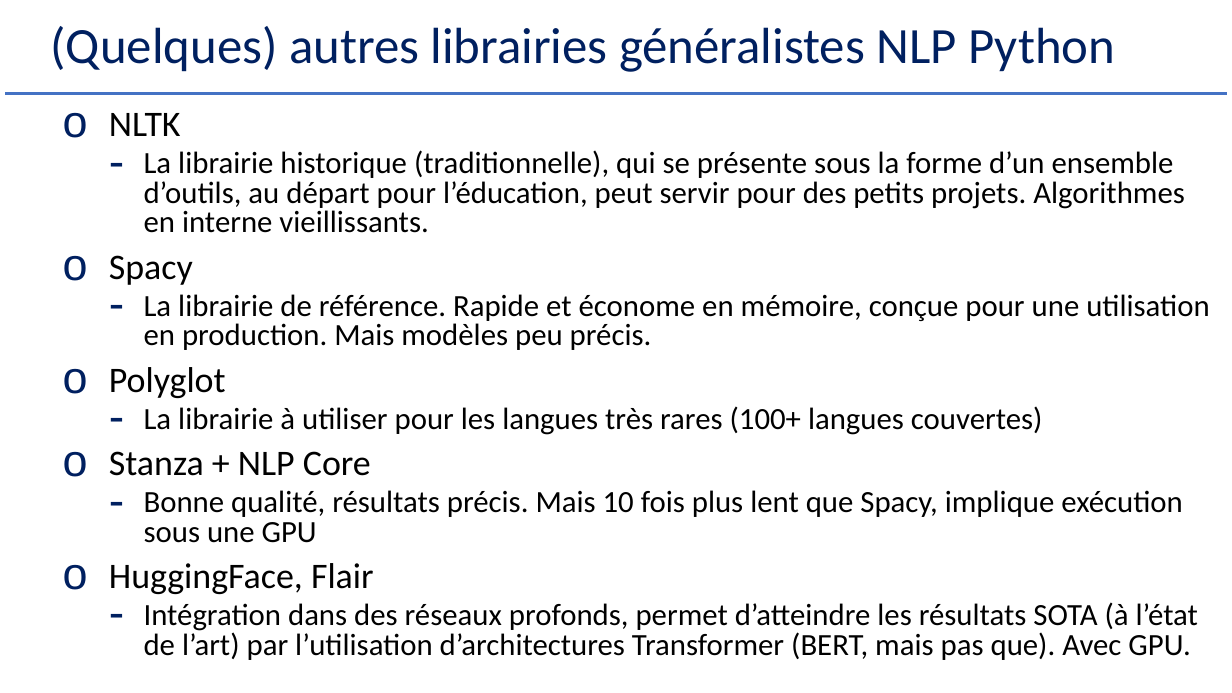
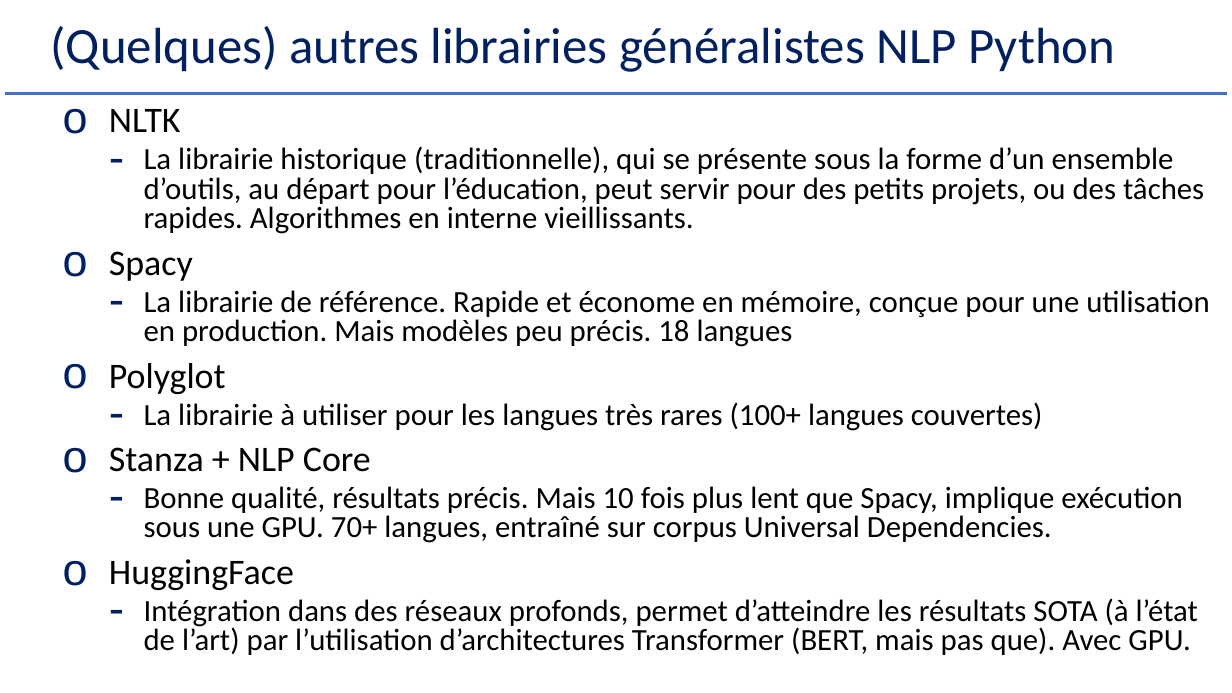
Before and after one commit to Herve-Guerin/cours-NLP-Gustave-Eiffel, a slide deck: slide 64 of Slides/NLP et Analyse Textuelle V2 - 1.pptx (slide 63 before the commit). Drawn at 1232x693 pixels with LibreOffice and Linux fonts; fonts in the diff are those of the drawing. Boxes give left, top, right and bottom in pixels: in the first picture for what was removed or moved away, otherwise in the second. Text is boxed around its words. In the diff, an @@ line names an element or a change of style, - is before the commit and + after.

```diff
--- a/Slides/NLP et Analyse Textuelle V2 - 1.pptx
+++ b/Slides/NLP et Analyse Textuelle V2 - 1.pptx
@@ text at (144,146,1204,234): text changed @@
-  – La librairie historique (traditionnelle), qui se présente sous la forme d’un ensemble d’outils, au départ pour l’éducation, peut servir pour des petits projets. Algorithmes en interne vieillissants.
+  – La librairie historique (traditionnelle), qui se présente sous la forme d’un ensemble d’outils, au départ pour l’éducation, peut servir pour des petits projets, ou des tâches rapides. Algorithmes en interne vieillissants.
@@ text at (144,290,1210,347): text changed @@
-  – La librairie de référence. Rapide et économe en mémoire, conçue pour une utilisation en production. Mais modèles peu précis.
+  – La librairie de référence. Rapide et économe en mémoire, conçue pour une utilisation en production. Mais modèles peu précis. 18 langues
@@ text at (109,486,1182,590): text changed @@
-  – Bonne qualité, résultats précis. Mais 10 fois plus lent que Spacy, implique exécution sous une GPU
-o HuggingFace, Flair
+  – Bonne qualité, résultats précis. Mais 10 fois plus lent que Spacy, implique exécution sous une GPU. 70+ langues, entraîné sur corpus Universal Dependencies.
+o HuggingFace
```
Also in this commit, not shown: 35 other slides changed, 2 slides added, 2 other files.
